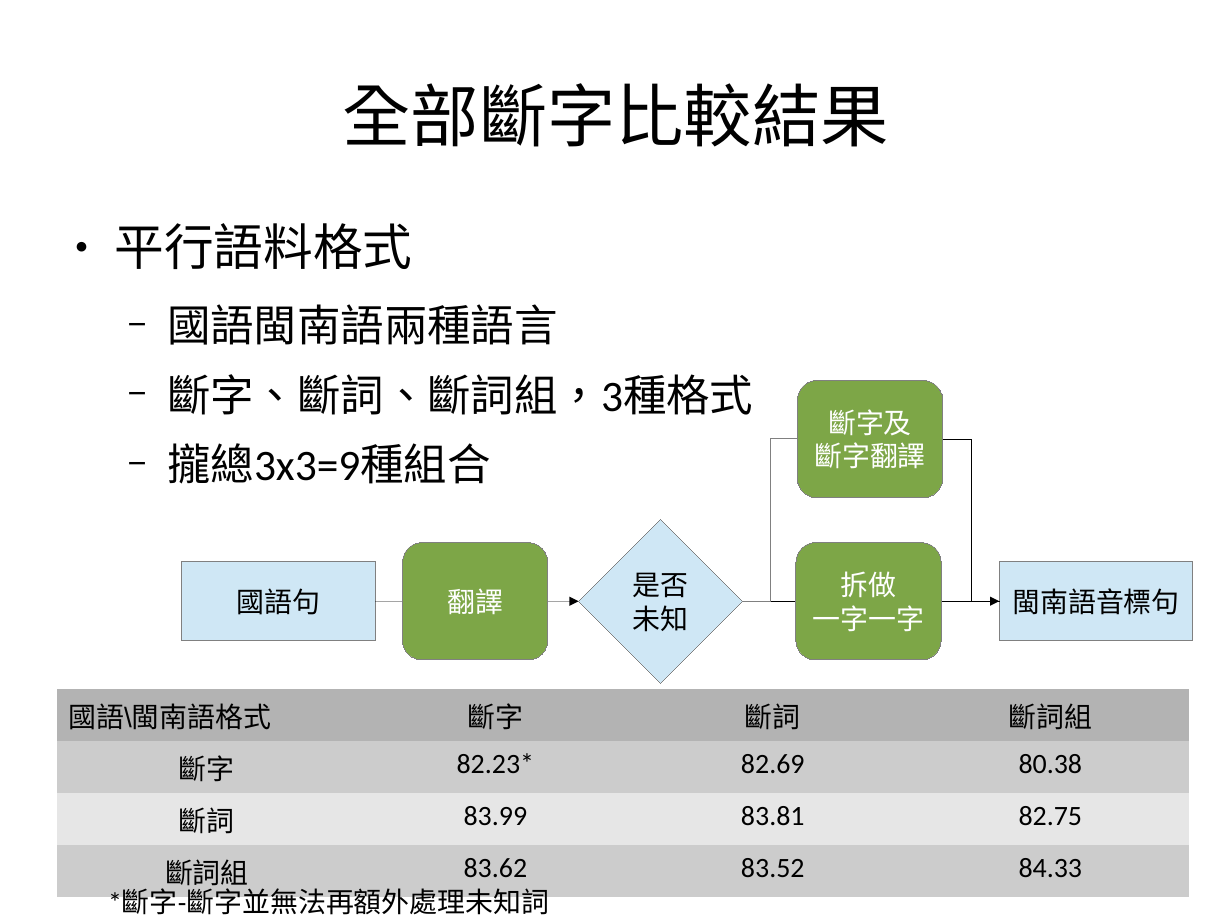
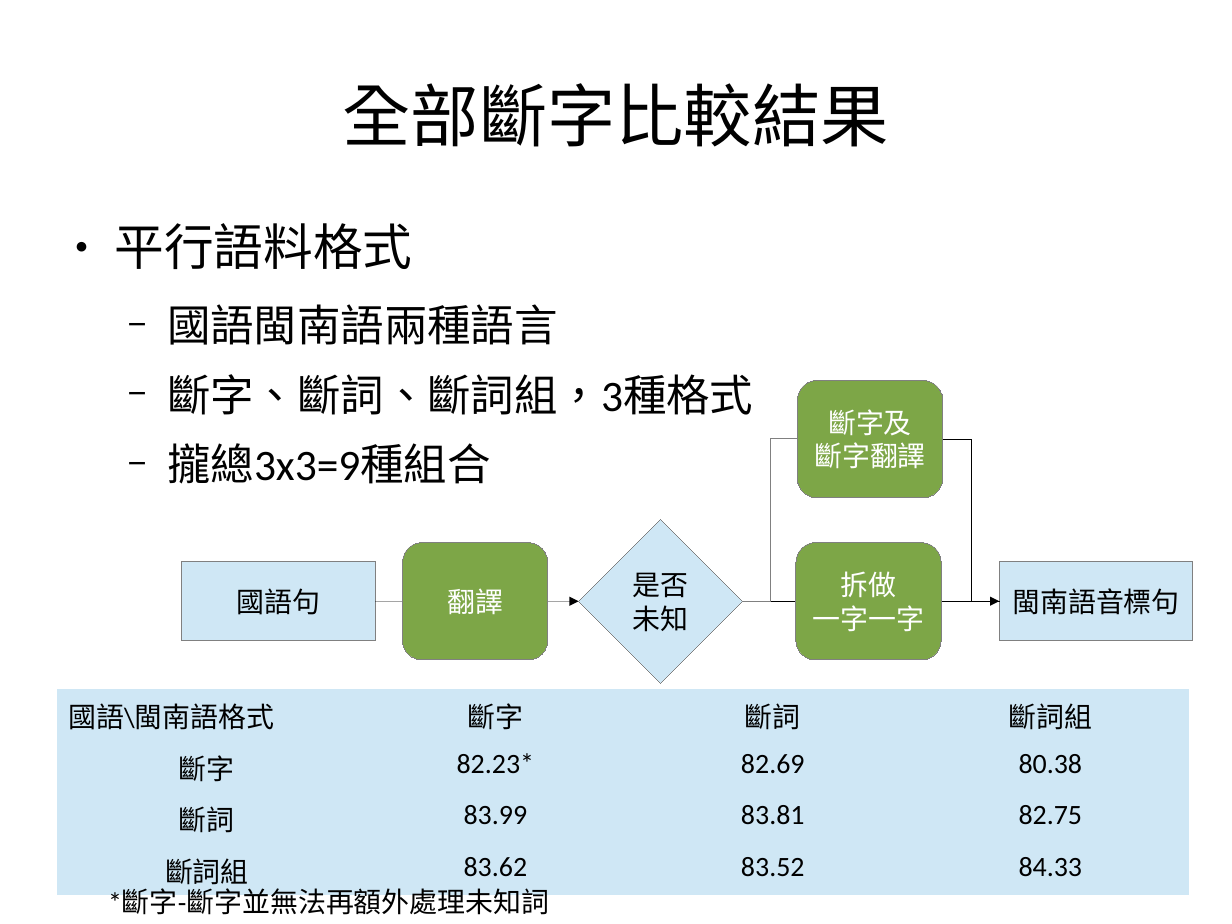
Before and after one commit to sih4sing5hong5/po3-ko3_tau5-iann2-phinn3, a slide deck: slide 12 of 翻譯報告.odp. Drawn at 1232x924 pixels with LibreOffice and Linux fonts; fonts in the diff are those of the drawing. Boxes give left, top, right and bottom in pixels: in the first picture for what was removed or moved away, otherwise in the second. Text is boxed around its words. In the diff, an @@ line names an element or a change of style, - is before the commit and + after.

```diff
--- a/翻譯報告.odp
+++ b/翻譯報告.odp
@@ table at (57, 690, 1188, 893) @@
@@ fill #B3B3B3 to #CFE7F5 in row 1 @@
@@ fill #CCCCCC to #CFE7F5 in 8 cells @@
@@ fill #E6E6E6 to #CFE7F5 in row 3 @@
@@ font Arial to Calibri in "國語\閩南語格式" @@
@@ text "*斷字-斷字並無法再額外處理未知詞" rewrapped from (108, 889, 550, 919) to (108, 889, 550, 915) @@
```
Also in this commit, not shown: 7 other slides changed.
